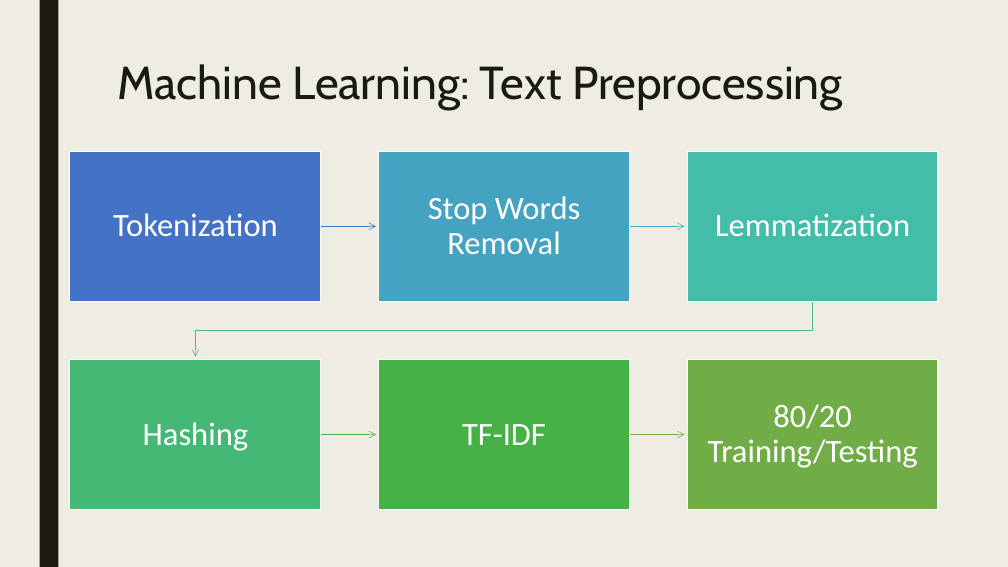
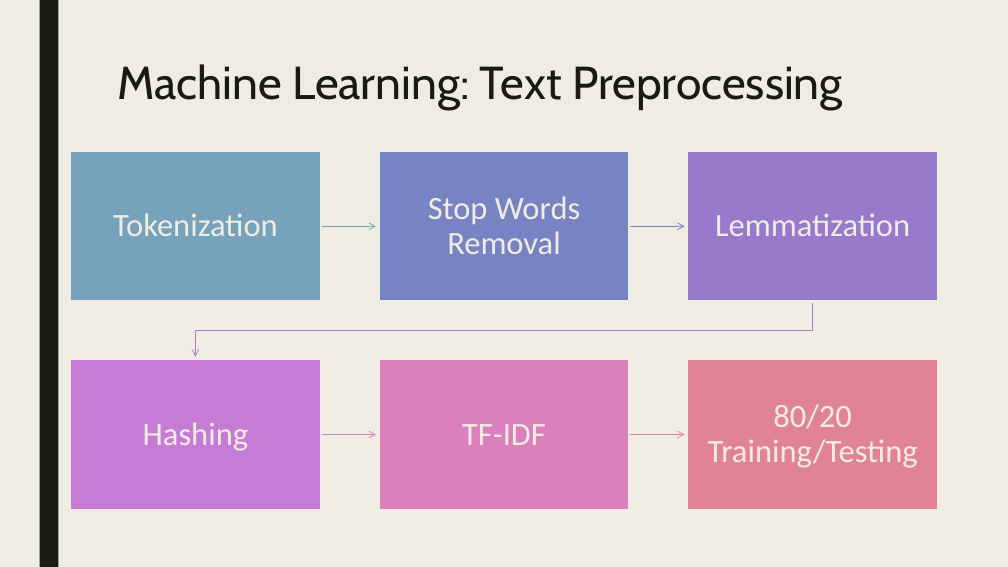
Before and after one commit to James-Ashley/sentiment-analysis-dashboard, a slide deck: slide 7 of demo_day_deck.pptx (slide 8 before the commit). Drawn at 1008x567 pixels with LibreOffice and Linux fonts; fonts in the diff are those of the drawing. Boxes give left, top, right and bottom in pixels: in the first picture for what was removed or moved away, otherwise in the second. Text is boxed around its words. In the diff, an @@ line names an element or a change of style, - is before the commit and + after.

Commit message:
revised ppt

```diff
--- a/demo_day_deck.pptx
+++ b/demo_day_deck.pptx
@@ rectangle at bbox=[70, 151, 321, 302]: fill #4472C4 to #77A2BB; outline #FFFFFF 1 pt to #EFEDE3 2 pt @@
@@ rectangle at bbox=[379, 151, 630, 302]: fill #44A3C0 to #7883C4; outline #FFFFFF 1 pt to #EFEDE3 2 pt @@
@@ rectangle at bbox=[687, 151, 938, 302]: fill #43BDA7 to #977ACC; outline #FFFFFF 1 pt to #EFEDE3 2 pt @@
@@ freeform shape at bbox=[321, 222, 376, 230]: outline #4472C4 0.5 pt to #77A2BB 0.75 pt @@
@@ freeform shape at bbox=[629, 222, 684, 230]: outline #43AFC0 0.5 pt to #797AC6 0.75 pt @@
@@ freeform shape at bbox=[195, 302, 812, 357]: outline #43BB8D 0.5 pt to #AE7BD0 0.75 pt @@
@@ rectangle at bbox=[70, 359, 321, 510]: fill #44B874 to #C67CD4; outline #FFFFFF 1 pt to #EFEDE3 2 pt @@
@@ rectangle at bbox=[379, 359, 630, 510]: fill #46B246 to #DB7FBD; outline #FFFFFF 1 pt to #EFEDE3 2 pt @@
@@ text colour #FFFFFF to #EFEDE3 in 6 elements at bbox=[113, 213, 278, 236], bbox=[428, 196, 580, 254], bbox=[715, 213, 910, 236], bbox=[143, 422, 248, 451], bbox=[462, 424, 546, 445], bbox=[708, 404, 918, 468] @@
@@ rectangle at bbox=[687, 359, 938, 510]: fill #70AD47 to #E28394; outline #FFFFFF 1 pt to #EFEDE3 2 pt @@
@@ freeform shape at bbox=[321, 431, 376, 439]: outline #45B451 0.5 pt to #DA7FC7 0.75 pt @@
@@ freeform shape at bbox=[629, 431, 684, 439]: outline #70AD47 0.5 pt to #E28394 0.75 pt @@
```
Also in this commit, not shown: 2 other slides changed, 1 slide added, 1 slide removed.
